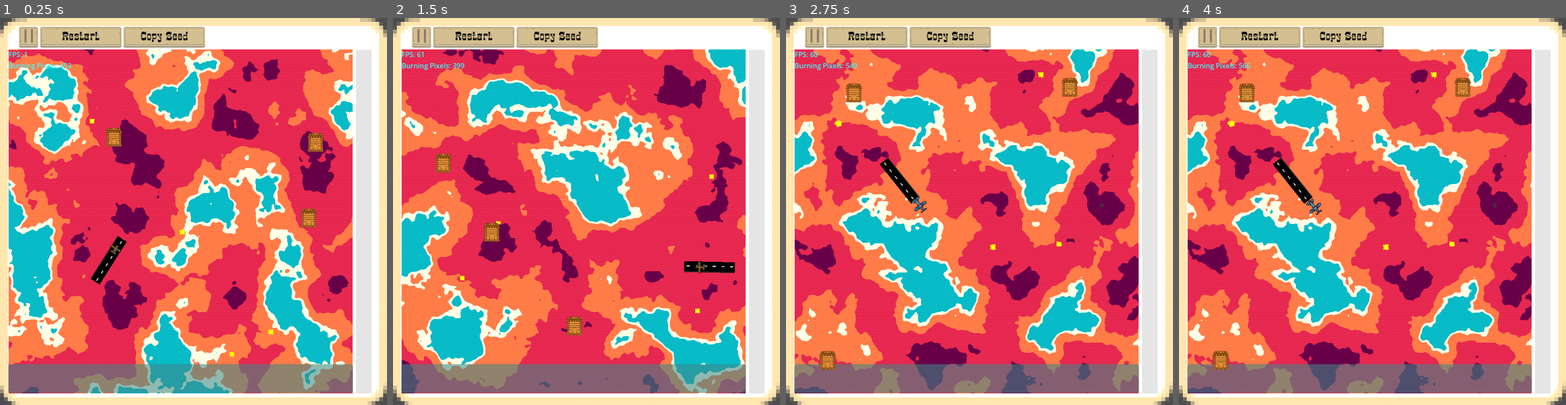
Above: before the commit, frames 1-4 (left to right).
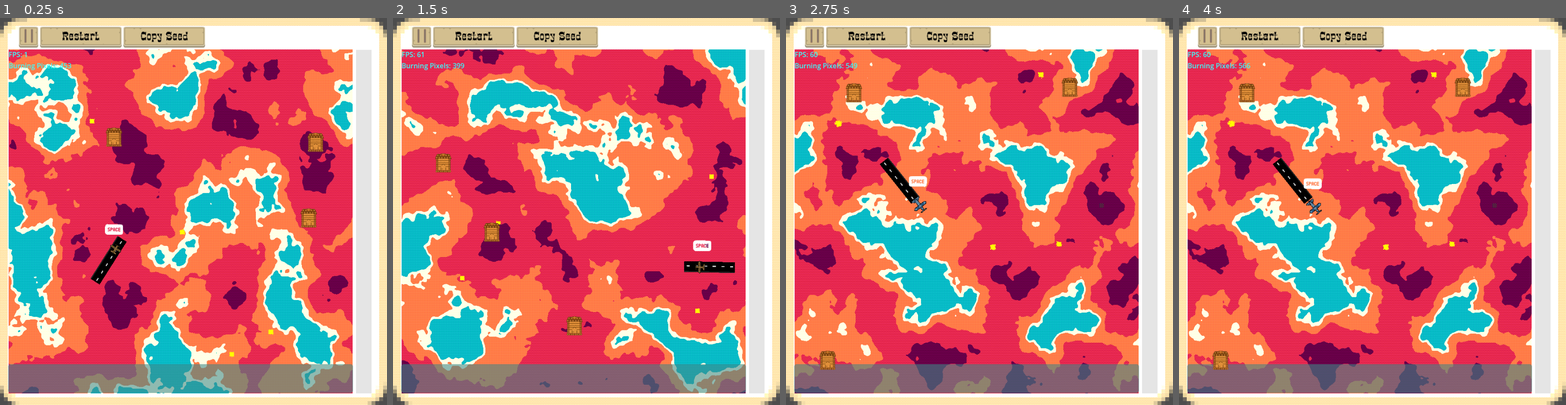
Above: after the commit, the same moments.

Repository: Levartar/2025-Brackeys-Game-Jam
Game: Godot game, scene res://scenes/game.tscn
Same seed, same stepped clock (60 frames per second), same inputs: the game is played once before the commit and once after it.
Inputs:
- Up to frame 1 (0.25 s): no input
- Up to frame 2 (1.5 s): click "Restart" at 0.5 s; click "Restart" at 1.25 s
- Up to frame 3 (2.75 s): click "Restart" at 2 s
- Up to frame 4 (4 s): click "||" at 2.75 s; click "Copy Seed" at 3.5 s

The runs differ from the first frame. In frame 1, 0.1% of the frame differs, in the area x 27-32%, y 53-56%; in frame 2, 0.1%, in the area x 77-83%, y 57-61%; in frame 3, 0.1%; in frame 4, 0.1%.

Commit message:
added input hint for water deployment

Diff:
--- a/scenes/plane.tscn
+++ b/scenes/plane.tscn
@@ -1,7 +1,8 @@
-[gd_scene load_steps=4 format=3 uid="uid://chmmcxfcwm47k"]
+[gd_scene load_steps=5 format=3 uid="uid://chmmcxfcwm47k"]
 
 [ext_resource type="Script" uid="uid://bixmy1rxh6nsm" path="res://scripts/plane.gd" id="1_206p1"]
 [ext_resource type="Texture2D" uid="uid://d1nhcwy286k7k" path="res://assets/planes/placeholder.png" id="1_dt3pm"]
+[ext_resource type="Texture2D" uid="uid://iht4pbhlavir" path="res://assets/kenneyUi/input-space.png" id="3_md2q8"]
 
 [sub_resource type="CapsuleShape2D" id="CapsuleShape2D_206p1"]
 radius = 10.010662
@@ -30,3 +31,12 @@
 shape = SubResource("CapsuleShape2D_206p1")
 
 [node name="AudioStreamPlayer2D" type="AudioStreamPlayer2D" parent="."]
+
+[node name="CanvasLayer" type="CanvasLayer" parent="."]
+
+[node name="InputHint" type="Sprite2D" parent="CanvasLayer"]
+visible = false
+position = Vector2(-1.1920929e-07, -47)
+rotation = 0.011300008
+scale = Vector2(0.873884, 0.873884)
+texture = ExtResource("3_md2q8")
--- a/scripts/plane.gd
+++ b/scripts/plane.gd
@@ -41,6 +41,8 @@
 var water_tank: ProgressBar
 var water_tank_level: float
 
+var input_hint: Sprite2D
+
 # testing vars
 var initial_position: Vector2
 var speed_mod: float = 1
@@ -49,6 +51,8 @@
   sprite = $Sprite2D
   audio_player = $AudioStreamPlayer2D
   water_tank = get_parent().get_node("WaterTank")
+  input_hint = $CanvasLayer/InputHint
+  input_hint.visible = true
   initial_position = position
 
 func _process(delta: float) -> void:
@@ -61,6 +65,7 @@
       deployed_after_cooldown = false
   else:
     if Input.is_action_just_pressed("deploy") and is_water_in_tank():
+      if input_hint.visible: input_hint.visible = false
       if type == PlaneType.Standard:
         latest_trail = trail_scene.instantiate()
         get_parent().add_child(latest_trail)
@@ -93,6 +98,7 @@
   velocity = transform.y * -1 * speed * speed_mod
   rotation += rotation_direction * rotation_speed * delta
   move_and_slide()
+  input_hint.global_position = global_position + Vector2(0, -50)
   # testing controls
   if is_test:
     if Input.is_action_just_pressed("reset_plane"):
Binary file added: assets/kenneyUi/input-space.png
Not shown, added: assets/kenneyUi/input-space.png.import
